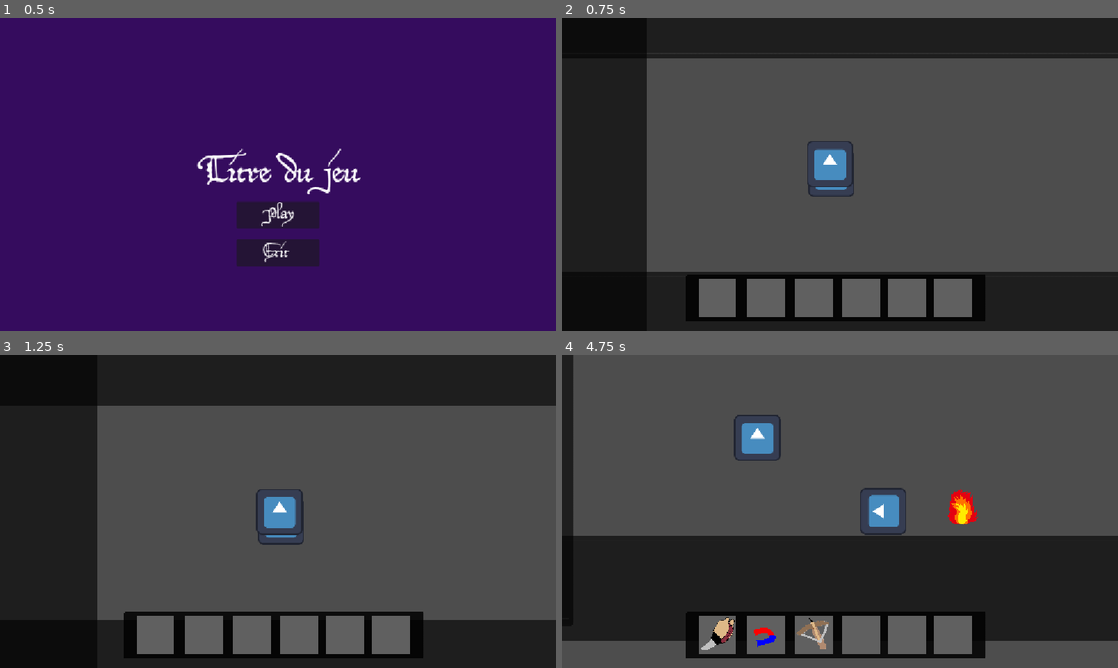
Above: before the commit, frames 1-4 (two rows, left to right).
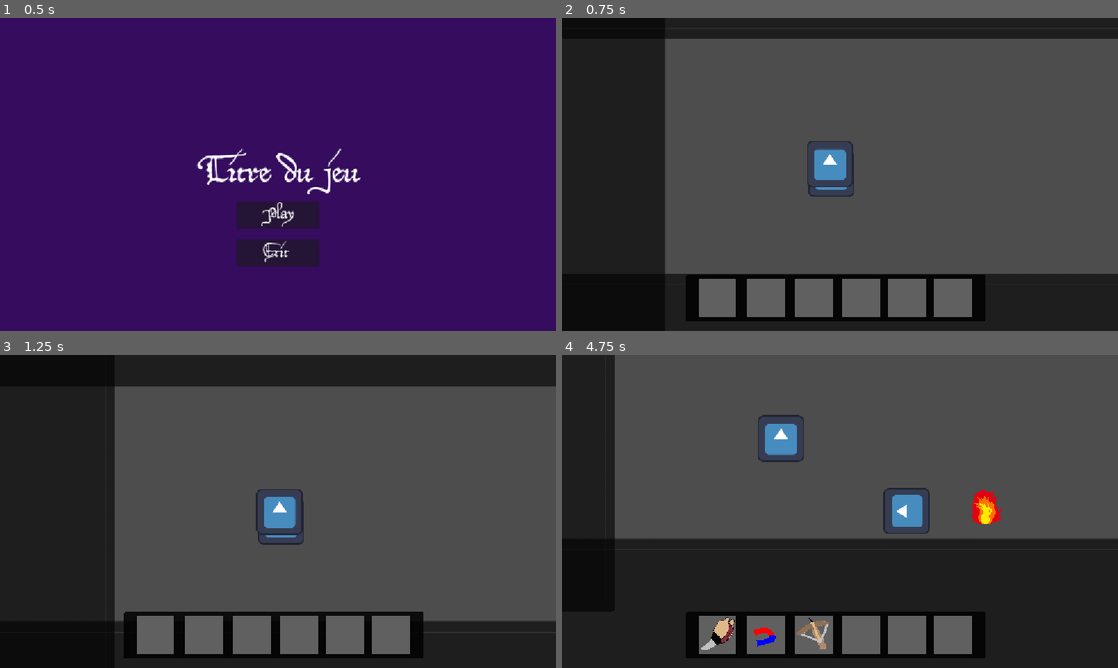
Above: after the commit, the same moments.

Repository: ygrecky/GameJam1
Game: Godot game, scene res://scenes/game_controller.tscn
Two runs of this game, one before a commit and one after it. Both use one fixed random seed, a clock stepped at 60 frames per second and the inputs below. The engine's default icon, where the game draws it, is replaced by a stand-in: a white triangle on a blue panel in a dark square.
Inputs (mouse positions are in pixels of both pictures, inside the frame that each line leads up to):
- Up to frame 1 (0.5 s): no input
- Up to frame 2 (0.75 s): click (840, 215) at 0.5 s
- Up to frame 3 (1.25 s): no input
- Up to frame 4 (4.75 s): click (717, 633) at 1.27 s; click (767, 633) at 2.02 s; tap Enter at 2.75 s; hold Right (right) 2.78-3.53 s; hold 1 (Slot 1) 2.78-3.53 s; hold Down (down) 3.53-4.28 s; tap 2 (Slot 2) at 3.6 s; hold Right (right) from 4.28 s (still down); hold 3 (Slot 3) from 4.28 s (still down)

Frame 1 is identical in both runs. In frame 2, 7.8% of the frame differs, in the area x 15-100%, y 6-83%; in frame 3, 7.1%; in frame 4, 14%, in the area x 0-100%, y 0-100%.

Commit message:
Forêt : done

Diff:
--- a/scenes/Levels/Forêt.tscn
+++ b/scenes/Levels/Forêt.tscn
@@ -7,16 +7,17 @@
 [node name="Forêt" type="Node2D" unique_id=1533303300]
 
 [node name="Bordure forêt" parent="." unique_id=170095540 instance=ExtResource("1_0tc75")]
-position = Vector2(66, -460)
-scale = Vector2(1.89, 1.02)
+position = Vector2(105, -727)
+scale = Vector2(1.89, 2.4)
 
 [node name="Bordure forêt2" parent="." unique_id=1914298677 instance=ExtResource("1_0tc75")]
-position = Vector2(46, 424)
-scale = Vector2(1.89, 1)
+position = Vector2(105, 639)
+scale = Vector2(1.89, 2.565)
 
 [node name="Bordure forêt3" parent="." unique_id=366830749 instance=ExtResource("1_0tc75")]
-position = Vector2(-639, -25)
+position = Vector2(-750, -64)
 rotation = 1.5707964
+scale = Vector2(1, 2.195)
 
 [node name="Autel" parent="." unique_id=1929311227 instance=ExtResource("2_idvjd")]
 position = Vector2(1, 14)
@@ -28,5 +29,5 @@
 destination_path = "res://scenes/game.tscn"
 
 [node name="Bordure forêt4" parent="." unique_id=1035199119 instance=ExtResource("1_0tc75")]
-position = Vector2(1197, -36)
+position = Vector2(1109, -16)
 rotation = 1.5707964
--- a/scenes/player.tscn
+++ b/scenes/player.tscn
@@ -16,7 +16,7 @@
 [sub_resource type="RectangleShape2D" id="RectangleShape2D_swyl7"]
 size = Vector2(116, 115)
 
-[node name="Player" type="CharacterBody2D" unique_id=310191065 node_paths=PackedStringArray("long_action_zone", "short_action_zone", "collision_", "collision_shape2d", "sprite", "interaction_label")]
+[node name="Player" type="CharacterBody2D" unique_id=310191065 node_paths=PackedStringArray("long_action_zone", "short_action_zone", "collision_", "collision_shape2d", "sprite", "camera", "interaction_label")]
 position = Vector2(91, 83)
 script = ExtResource("1_3vyb7")
 long_action_zone = NodePath("long_action_zone")
@@ -24,6 +24,7 @@
 collision_ = NodePath("Area2D")
 collision_shape2d = NodePath("CollisionShape2D")
 sprite = NodePath("Sprite2D")
+camera = NodePath("Camera")
 fleche_delay = 1.0
 aimant_acceleration = 70.0
 interaction_label = NodePath("Node2D/interaction_label/Label")
@@ -73,10 +74,6 @@
 [node name="Camera" parent="." unique_id=1820779306 instance=ExtResource("3_qhqgy")]
 position = Vector2(-7, -12)
 zoom = Vector2(0.75, 0.75)
-limit_left = -1000
-limit_top = -1000
-limit_right = 1000
-limit_bottom = 1000
 position_smoothing_enabled = true
 
 [connection signal="body_entered" from="short_action_zone" to="." method="_on_short_action_zone_body_entered"]
--- a/scripts/game_controller.gd
+++ b/scripts/game_controller.gd
@@ -16,6 +16,8 @@
 
 var restart_scene = "res://scenes/test_scene.tscn"
 
+var camera_limits = {}
+
 
 
 # Called when the node enters the scene tree for the first time.
@@ -24,6 +26,7 @@
 	current_2d_scene_name = "none"
 	inventory = $Inventaire
 
+	camera_limits["res://scenes/Levels/Forêt.tscn"] = [-910,-1043,935,993]
 	pass # Replace with function body.
 
 
@@ -88,6 +91,18 @@
 		Global.player.position = Vector2(0,0)
 		current_2d_scene_name = new_scene
 
+	if(new_scene in camera_limits):
+		var limits = camera_limits[new_scene]
+		Global.player.camera.limit_left = limits[0]
+		Global.player.camera.limit_top = limits[1]
+		Global.player.camera.limit_right = limits[2]
+		Global.player.camera.limit_bottom = limits[3]
+	else:
+		Global.player.camera.limit_left = -1000000000
+		Global.player.camera.limit_top = -1000000000
+		Global.player.camera.limit_right = 1000000000
+		Global.player.camera.limit_bottom = 100000000
+
 	Global.player.inTransition=false
 
 # Called every frame. 'delta' is the elapsed time since the previous frame.
--- a/scripts/player.gd
+++ b/scripts/player.gd
@@ -6,6 +6,8 @@
 @export var collision_ : Area2D
 @export var collision_shape2d : CollisionShape2D
 @export var sprite : Sprite2D
+
+@export var camera : Camera2D
 
 var facing_x = 0
 var facing_y = -1
